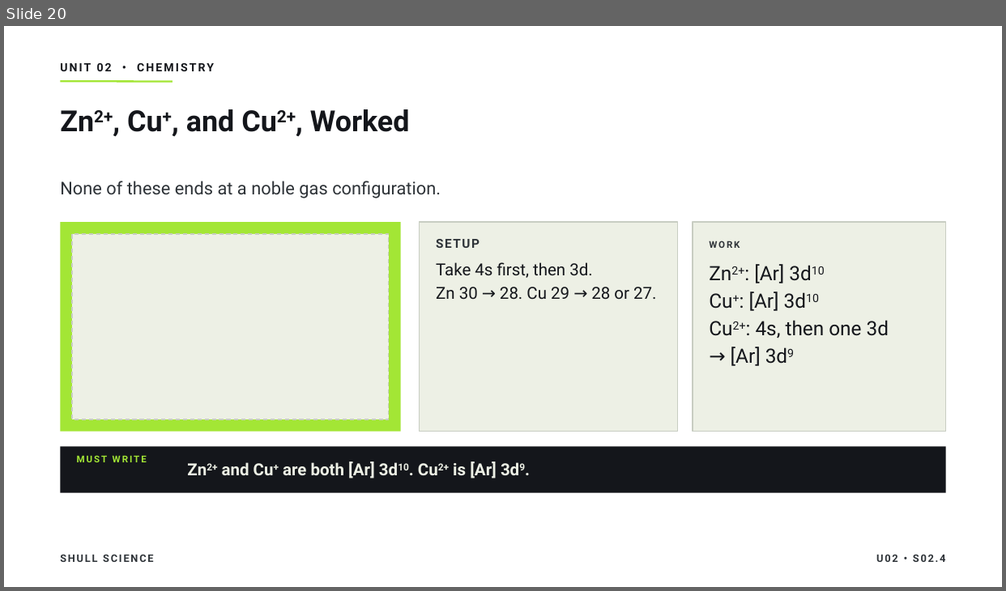
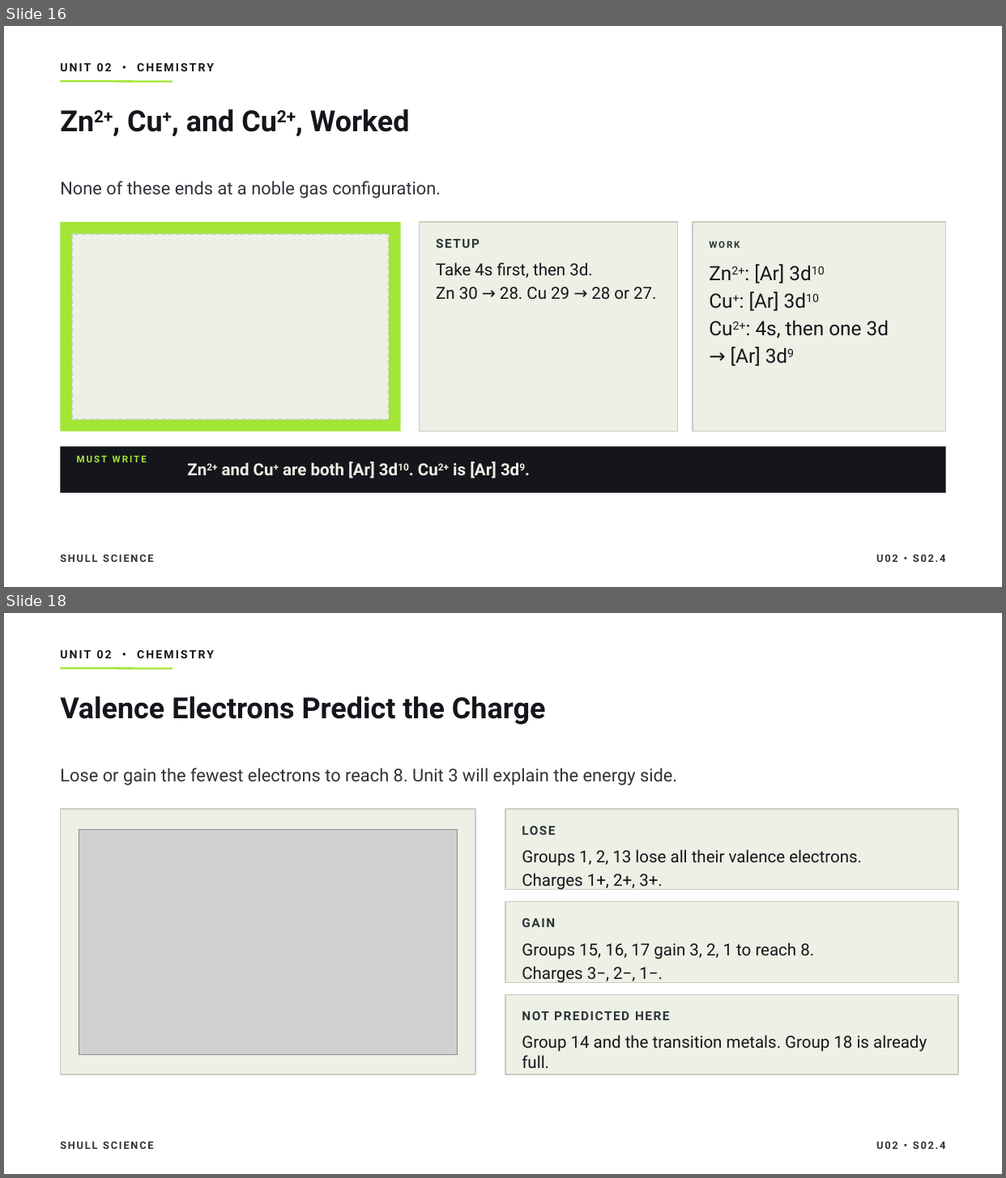
Before and after one commit to Hayabusa015/WorkWork, a slide deck: deliverables/chem-u02/SHULL_CHEM_Slides_U02_S02.4.pptx. Shown one above the other, each under a label of ours: slide 20 before the commit, slides 16 and 18 after it; the slides between them are not shown. The pictures are 1006x591 and 1006x1178 pixels, drawn with LibreOffice and Linux fonts; fonts in the diff are those of the drawing; grey boxes stand for pictures. Boxes give left, top, right and bottom in pixels: in the first picture for what was removed or moved away, otherwise in the second. Text is boxed around its words. In the diff, an @@ line names an element or a change of style, - is before the commit and + after.

```diff
--- a/deliverables/chem-u02/SHULL_CHEM_Slides_U02_S02.4.pptx
+++ b/deliverables/chem-u02/SHULL_CHEM_Slides_U02_S02.4.pptx
@@ slide 18 added at [4, 613, 1002, 1174], background #FFFFFF; not listed: 2 template elements that a slide beside it also shows @@
@@ text added at [60, 650, 214, 658], 11 pt, text #14161B, bold @@
+UNIT 02 • CHEMISTRY
@@ title added at [60, 696, 546, 725], 28 pt, text #14161B, bold @@
+Valence Electrons Predict the Charge
@@ text added at [60, 768, 677, 786], 17 pt, text #2E3338 @@
+Lose or gain the fewest electrons to reach 8. Unit 3 will explain the energy side.
@@ rectangle added at [60, 809, 475, 1075], fill #EDF0E5, outline #C8CDC2 1 pt @@
@@ picture added at [79, 830, 457, 1054] @@
@@ rectangle added at [505, 809, 958, 890], fill #EDF0E5, outline #C8CDC2 1 pt @@
@@ text added at [522, 826, 555, 835], 12 pt, text #2E3338, bold @@
+LOSE
@@ text added at [522, 850, 862, 890], 16 pt, text #14161B @@
+Groups 1, 2, 13 lose all their valence electrons.
+Charges 1+, 2+, 3+.
@@ rectangle added at [505, 902, 958, 983], fill #EDF0E5, outline #C8CDC2 1 pt @@
@@ text added at [522, 915, 942, 934], 12 pt, text #2E3338, bold @@
+GAIN
@@ text added at [522, 943, 814, 983], 16 pt, text #14161B @@
+Groups 15, 16, 17 gain 3, 2, 1 to reach 8.
+Charges 3−, 2−, 1−.
@@ rectangle added at [505, 995, 958, 1075], fill #EDF0E5, outline #C8CDC2 1 pt @@
@@ text added at [522, 1012, 670, 1020], 12 pt, text #2E3338, bold @@
+NOT PREDICTED HERE
@@ text added at [522, 1035, 927, 1068], 16 pt, text #14161B @@
+Group 14 and the transition metals. Group 18 is already full.
@@ text added at [876, 1141, 946, 1149], 10 pt, text #2E3338, bold @@
+U02 • S02.4
@@ what was slide 20 is now slide 16 @@
```
Also in this commit, not shown: 9 slides changed, 1 other slide added, 2 slides removed, 6 other files.
